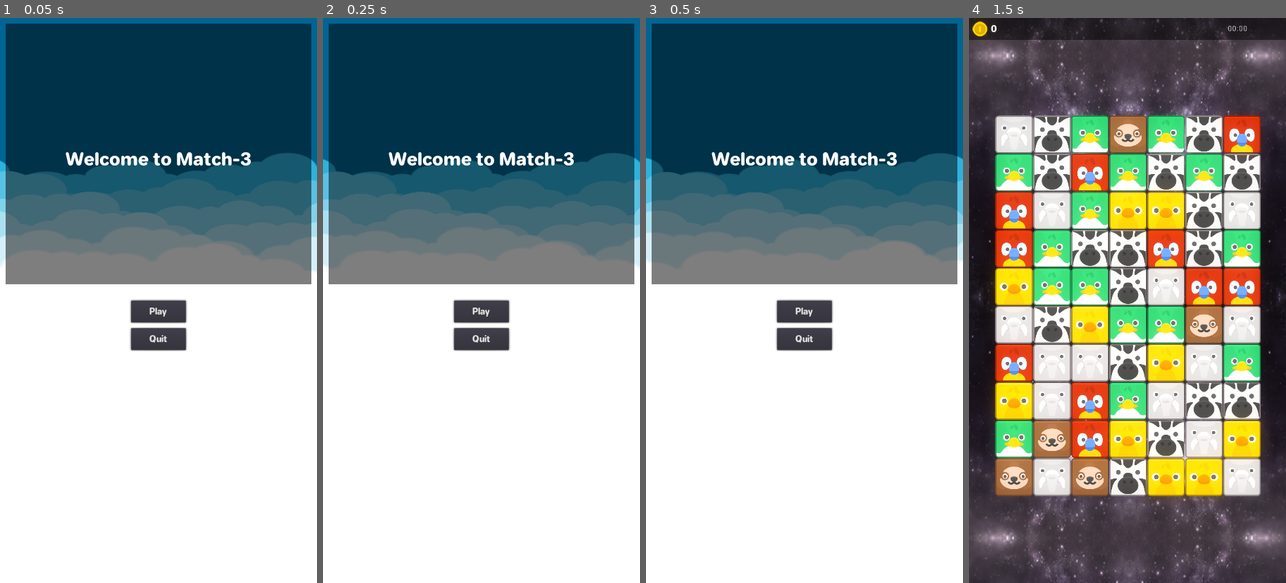
Above: before the commit, frames 1-4 (left to right).
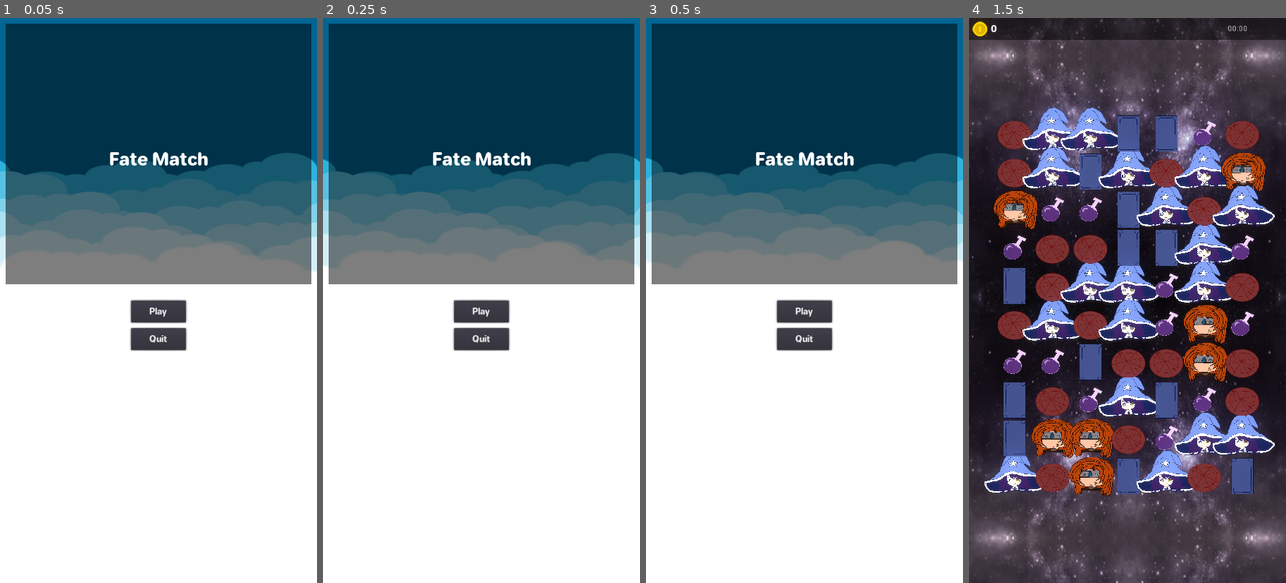
Above: after the commit, the same moments.

Repository: RSCal/Game_Jam-Final_Project
Game: Godot game, scene res://UI/Menu.tscn
Same seed, same stepped clock (60 frames per second), same inputs: the game is played once before the commit and once after it. The engine's default icon, where the game draws it, is replaced by a stand-in: a white triangle on a blue panel in a dark square.
Inputs (mouse positions are in pixels of both pictures, inside the frame that each line leads up to):
- Up to frame 1 (0.05 s): no input
- Up to frame 2 (0.25 s): no input
- Up to frame 3 (0.5 s): no input
- Up to frame 4 (1.5 s): click "Play" at 0.5 s; tap Enter at 1.25 s; move the mouse to (1197, 272) at 1.27 s

The runs differ from the first frame. In frame 1, 0.8% of the frame differs, in the area x 20-80%, y 23-27%; in frame 2, 0.8%; in frame 3, 0.8%; in frame 4, 56%, in the area x 4-97%, y 15-85%.

Commit message:
draft

Diff:
--- a/Exercise-03d-Shaders/Grid/grid.gd
+++ b/Exercise-03d-Shaders/Grid/grid.gd
@@ -17,8 +17,7 @@
 	load("res://Pieces/Duck.tscn"),
 	load("res://Pieces/Elephant.tscn"),
 	load("res://Pieces/Parrot.tscn"),
-	load("res://Pieces/Sloth.tscn"),
-	load("res://Pieces/Zebra.tscn")
+	load("res://Pieces/Sloth.tscn")
 ]
 
 var all_pieces
--- a/Exercise-03d-Shaders/Pieces/Chick.tscn
+++ b/Exercise-03d-Shaders/Pieces/Chick.tscn
@@ -1,10 +1,12 @@
 [gd_scene load_steps=3 format=2]
 
 [ext_resource path="res://Pieces/Piece.tscn" type="PackedScene" id=1]
-[ext_resource path="res://Assets/chick.png" type="Texture" id=2]
+[ext_resource path="res://Assets/Sprites/Sprite_5.png" type="Texture" id=2]
 
 [node name="Piece" instance=ExtResource( 1 )]
 color = "Chick"
 
 [node name="Sprite" parent="." index="0"]
+position = Vector2( -70, 80 )
+scale = Vector2( 0.146102, 0.131318 )
 texture = ExtResource( 2 )
--- a/Exercise-03d-Shaders/Pieces/Duck.tscn
+++ b/Exercise-03d-Shaders/Pieces/Duck.tscn
@@ -1,10 +1,12 @@
 [gd_scene load_steps=3 format=2]
 
-[ext_resource path="res://Assets/duck.png" type="Texture" id=1]
+[ext_resource path="res://Assets/Sprites/Sprite_4.png" type="Texture" id=1]
 [ext_resource path="res://Pieces/Piece.tscn" type="PackedScene" id=2]
 
 [node name="Piece" instance=ExtResource( 2 )]
 color = "Duck"
 
 [node name="Sprite" parent="." index="0"]
+position = Vector2( -113.938, 113.677 )
+scale = Vector2( 0.216163, 0.182204 )
 texture = ExtResource( 1 )
--- a/Exercise-03d-Shaders/Pieces/Elephant.tscn
+++ b/Exercise-03d-Shaders/Pieces/Elephant.tscn
@@ -1,10 +1,12 @@
 [gd_scene load_steps=3 format=2]
 
 [ext_resource path="res://Pieces/Piece.tscn" type="PackedScene" id=1]
-[ext_resource path="res://Assets/elephant.png" type="Texture" id=2]
+[ext_resource path="res://Assets/Sprites/Sprite_2.png" type="Texture" id=2]
 
 [node name="Piece" instance=ExtResource( 1 )]
 color = "Elephant"
 
 [node name="Sprite" parent="." index="0"]
+position = Vector2( -45, 64 )
+scale = Vector2( 0.109862, 0.101205 )
 texture = ExtResource( 2 )
--- a/Exercise-03d-Shaders/Pieces/Parrot.tscn
+++ b/Exercise-03d-Shaders/Pieces/Parrot.tscn
@@ -1,10 +1,12 @@
 [gd_scene load_steps=3 format=2]
 
-[ext_resource path="res://Assets/parrot.png" type="Texture" id=1]
+[ext_resource path="res://Assets/Sprites/Sprite_3.png" type="Texture" id=1]
 [ext_resource path="res://Pieces/Piece.tscn" type="PackedScene" id=2]
 
 [node name="Piece" instance=ExtResource( 2 )]
 color = "Parrot"
 
 [node name="Sprite" parent="." index="0"]
+position = Vector2( -109, 119 )
+scale = Vector2( 0.23484, 0.159351 )
 texture = ExtResource( 1 )
--- a/Exercise-03d-Shaders/Pieces/Sloth.tscn
+++ b/Exercise-03d-Shaders/Pieces/Sloth.tscn
@@ -1,10 +1,12 @@
 [gd_scene load_steps=3 format=2]
 
 [ext_resource path="res://Pieces/Piece.tscn" type="PackedScene" id=1]
-[ext_resource path="res://Assets/sloth.png" type="Texture" id=2]
+[ext_resource path="res://Assets/Sprites/Sprite_1.png" type="Texture" id=2]
 
 [node name="Piece" instance=ExtResource( 1 )]
 color = "Sloth"
 
 [node name="Sprite" parent="." index="0"]
+position = Vector2( -47.4988, 62.6302 )
+scale = Vector2( 0.0993333, 0.098 )
 texture = ExtResource( 2 )
--- a/Exercise-03d-Shaders/Pieces/Zebra.tscn
+++ /dev/null
@@ -1,10 +0,0 @@
-[gd_scene load_steps=3 format=2]
-
-[ext_resource path="res://Pieces/Piece.tscn" type="PackedScene" id=1]
-[ext_resource path="res://Assets/zebra.png" type="Texture" id=2]
-
-[node name="Piece" instance=ExtResource( 1 )]
-color = "Zebra"
-
-[node name="Sprite" parent="." index="0"]
-texture = ExtResource( 2 )
--- a/Exercise-03d-Shaders/UI/Menu.tscn
+++ b/Exercise-03d-Shaders/UI/Menu.tscn
@@ -122,7 +122,7 @@
 margin_right = 576.0
 margin_bottom = 512.0
 custom_fonts/font = SubResource( 3 )
-text = "Welcome to Match-3"
+text = "Fate Match"
 align = 1
 valign = 1
 __meta__ = {
Binary file added: Exercise-03d-Shaders/Assets/Sprites/Sprite_1.png
Not shown, added: Exercise-03d-Shaders/Assets/Sprites/Sprite_1.png.import
Binary file added: Exercise-03d-Shaders/Assets/Sprites/Sprite_2.png
Not shown, added: Exercise-03d-Shaders/Assets/Sprites/Sprite_2.png.import
Binary file added: Exercise-03d-Shaders/Assets/Sprites/Sprite_3.png
Not shown, added: Exercise-03d-Shaders/Assets/Sprites/Sprite_3.png.import
Binary file added: Exercise-03d-Shaders/Assets/Sprites/Sprite_4.png
Not shown, added: Exercise-03d-Shaders/Assets/Sprites/Sprite_4.png.import
Binary file added: Exercise-03d-Shaders/Assets/Sprites/Sprite_5.png
Not shown, added: Exercise-03d-Shaders/Assets/Sprites/Sprite_5.png.import
